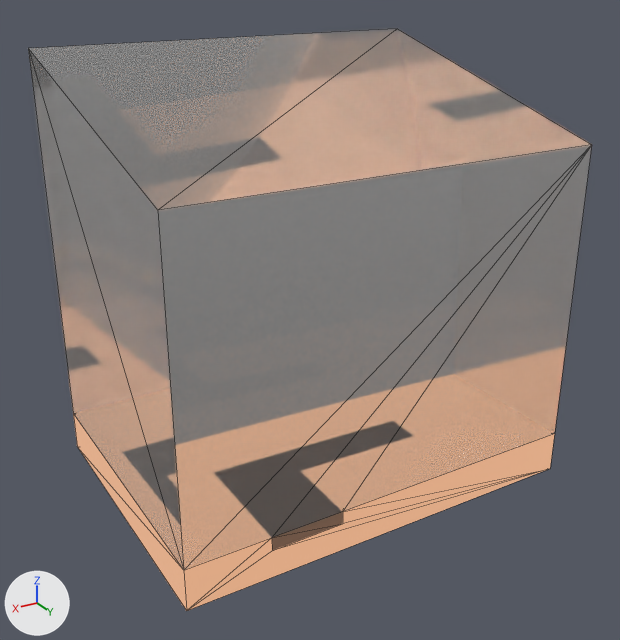
The glTF model public/assets/general_models/gewhaus1.glb as it was, and as the next commit left it.
The view is the same before and after, from a 50 mm lens placed at (25.5, 43.1, 18.1), pointed at (0.4, 1.2, -2.8). Lighting does not change. The marker at lower left points along +X, +Y and +Z. The first picture is the older version. Mesh edges are drawn as thin lines. Vertices at exactly the same position are counted once.

The scene before the commit, as lines of its bpy script (objects in view):
```python
mat_erde = principled_material('Erde')
mat_erde.base_color = (0.0522, 0.0522, 0.0522)  # dark grey #414141
mat_erde.emission_color = (0.701, 0.366, 0.205)  # beige #daa37d
mat_erde.emission_strength = 1.0
me_cube = bpy.data.meshes.new('Cube')
me_cube.from_pydata(...)  # 20 vertices, 40 faces; spans x -1.38..1.38, y -1.04..0.96, z -1.42..1.39
# faces by material slot: [12, 22, 6]
me_cube.materials.append(mat_material)  # white #e7e7e7
me_cube.materials.append(mat_erde)  # dark grey #414141, glowing beige #daa37d
me_cube.materials.append(mat_holz)  # brown #a77f66
ob_gewhaus1 = bpy.data.objects.new('gewhaus1', me_cube)
ob_gewhaus1.location = (0.0, 0.0, 0.0)
ob_gewhaus1.rotation_euler = (0.0, 0.0, -3.142)  # degrees (0, 0, -180)
ob_gewhaus1.scale = (9.39, 9.39, 9.39)
```
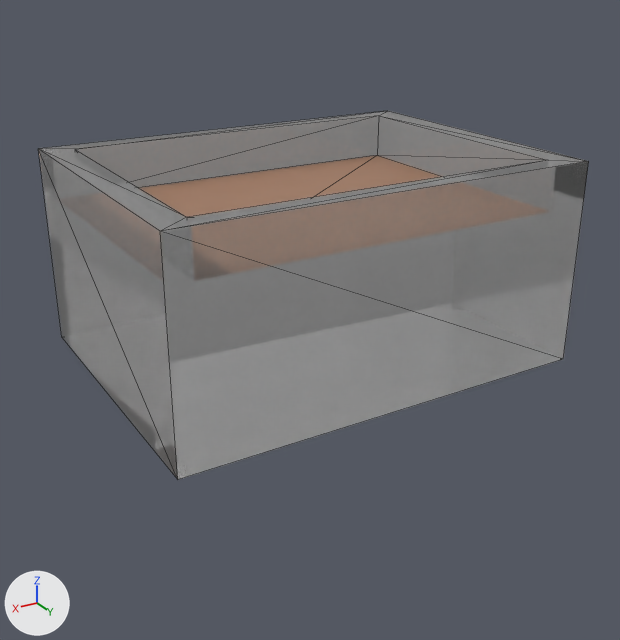
The change, as a diff of the scene's bpy script:
```diff
--- a/public/assets/general_models/gewhaus1.glb.py
+++ b/public/assets/general_models/gewhaus1.glb.py
@@ mat_erde @@
 mat_erde = principled_material('Erde')
-mat_erde.base_color = (0.0522, 0.0522, 0.0522)  # dark grey #414141
-mat_erde.emission_color = (0.701, 0.366, 0.205)  # beige #daa37d
-mat_erde.emission_strength = 1.0
+mat_erde.base_color = (0.386, 0.212, 0.133)  # brown #a77f66
@@ me_cube @@
 # used by ob_gewhaus1; location = (0.0, 0.0, 0.0); rotation_euler = (0.0, 0.0, -3.142), in degrees (0, 0, -180); scale = (9.39, 9.39, 9.39)
-me_cube.from_pydata(...)  # 20 vertices, 40 faces; spans x -1.38..1.38, y -1.04..0.96, z -1.42..1.39
+me_cube.from_pydata(...)  # 16 vertices, 28 faces; spans x -1.0..1.0, y -1.0..1.0, z -1.27..1.73
+# me_cube part 1: the whole mesh is rebuilt
 me_cube.materials.append(mat_material)
 me_cube.materials.append(mat_erde)
-me_cube.materials.append(mat_holz)  # brown #a77f66
@@ ob_gewhaus1 @@
 ob_gewhaus1.location = (0.0, 0.0, 0.0)
-ob_gewhaus1.rotation_euler = (0.0, 0.0, -3.142)  # degrees (0, 0, -180)
-ob_gewhaus1.scale = (9.39, 9.39, 9.39)
+ob_gewhaus1.scale = (12.9, 9.72, 4.16)
```

Where the change shows, as pixel boxes [x1, y1, x2, y2] in the pictures (620 x 640 px):
'gewhaus1', recoloured, surface changed, reshaped, rescaled, turned: before [28, 29, 592, 611]; after [39, 111, 589, 479]
